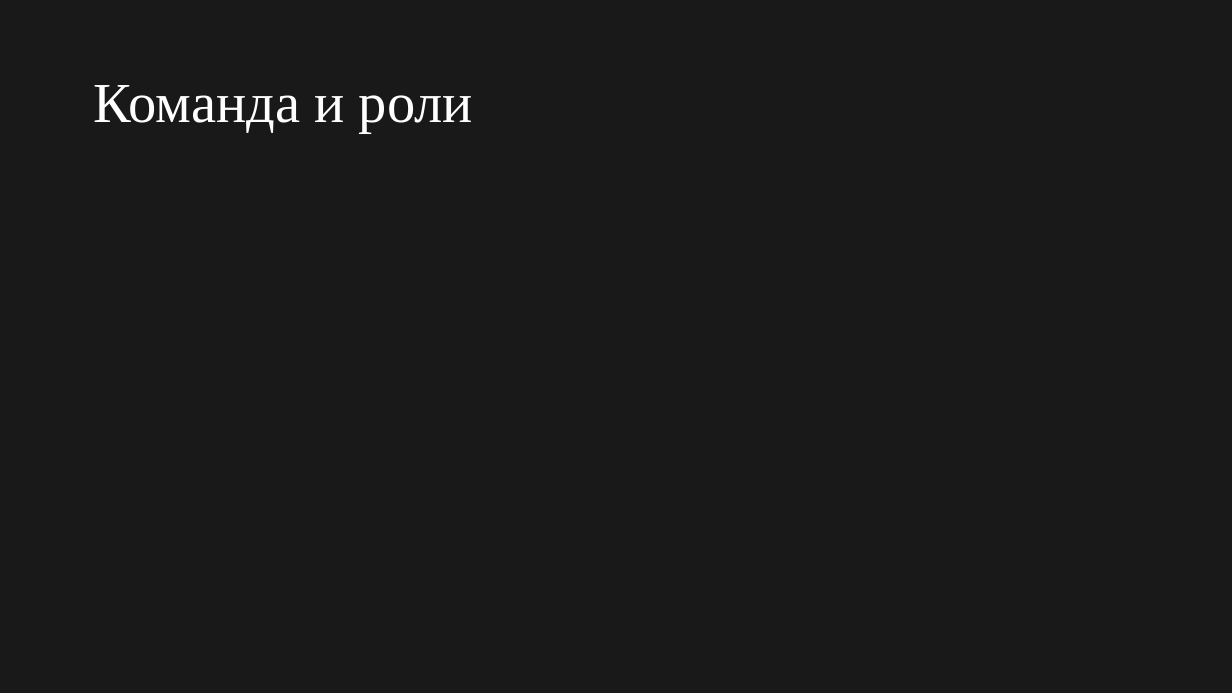
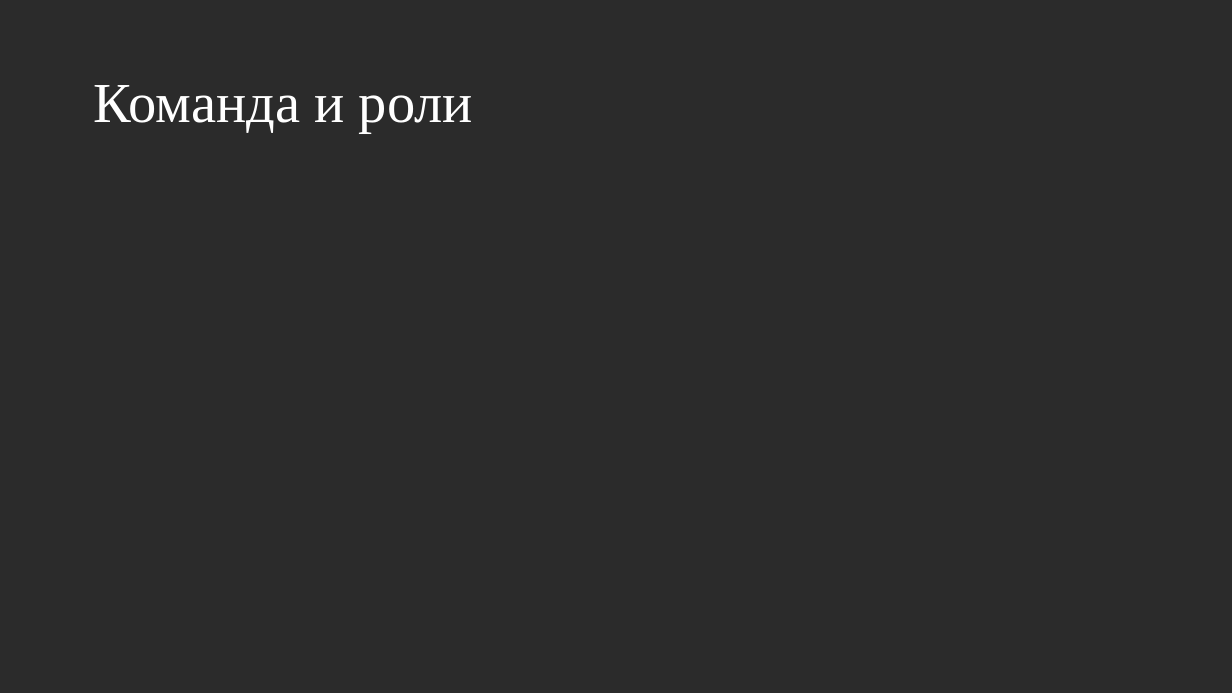
Before and after one commit to 12PAIN/SnakeIt, a slide deck: slide 5 of Report/Presentation.pptx. Drawn at 1232x693 pixels with LibreOffice and Linux fonts; fonts in the diff are those of the drawing; background and template pictures are left out; a plain dark background stands for a picture behind light text. Boxes give left, top, right and bottom in pixels: in the first picture for what was removed or moved away, otherwise in the second. Text is boxed around its words. In the diff, an @@ line names an element or a change of style, - is before the commit and + after.

```diff
--- a/Report/Presentation.pptx
+++ b/Report/Presentation.pptx
@@ background #191919 to picture (left out) @@
```
Also in this commit, not shown: 1 other slide changed, 5 slides added, 1 slide removed, 3 other files.
